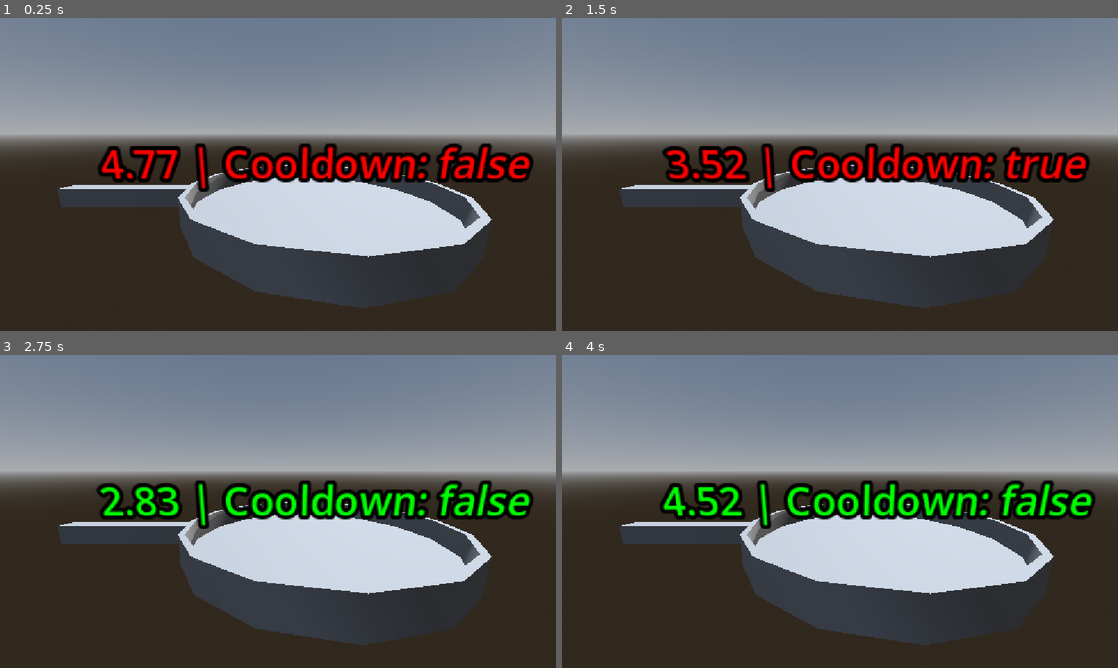
Above: before the commit, frames 1-4 (two rows, left to right).
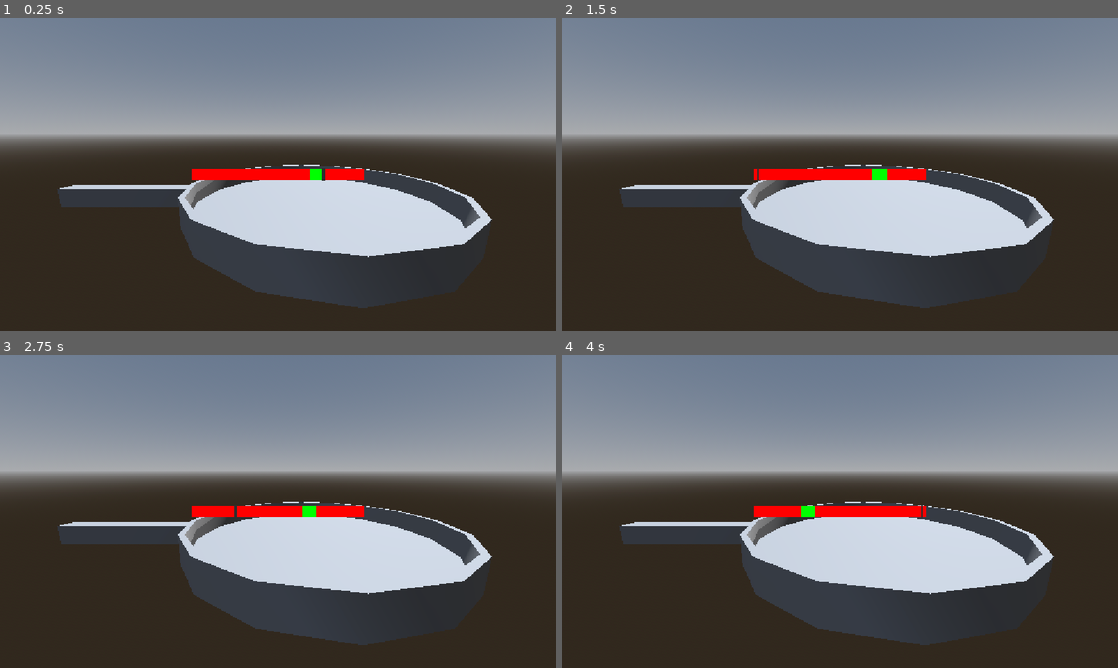
Above: after the commit, the same moments.

Repository: Surresteel/godot_gmtk_jam_july_2026
Game: Godot game, scene res://Cooking/frying_pan.tscn
The game is run twice, just before and just after one commit, with the same random seed, the same clock (stepped at 60 frames per second) and the same inputs.
Inputs (mouse positions are in pixels of both pictures, inside the frame that each line leads up to):
- Up to frame 1 (0.25 s): no input
- Up to frame 2 (1.5 s): move the mouse to (962, 158) at 0.52 s; click (962, 158) at 0.67 s; move the mouse to (728, 190) at 1.27 s; click (728, 190) at 1.42 s
- Up to frame 3 (2.75 s): move the mouse to (333, 442) at 2.02 s; click (333, 442) at 2.17 s
- Up to frame 4 (4 s): tap Enter at 2.75 s; move the mouse to (812, 574) at 2.77 s; click (812, 574) at 2.92 s; move the mouse to (1006, 558) at 3.52 s; click (1006, 558) at 3.67 s

The runs differ from the first frame. In frame 1, 6.5% of the frame differs, in the area x 17-96%, y 40-56%; in frame 2, 6.4%; in frame 3, 6.9%; in frame 4, 6.9%.

Commit message:
Added Visual Indicator

Diff:
--- a/Cooking/frying_pan.tscn
+++ b/Cooking/frying_pan.tscn
@@ -27,7 +27,8 @@
 
 [node name="Frying Pan" type="Node3D" unique_id=1945656068]
 script = ExtResource("1_7admc")
-grace_amount = 0.15
+precision_position = 0.75
+grace_amount = 0.05
 
 [node name="WorldEnvironment" type="WorldEnvironment" parent="." unique_id=539940571]
 environment = SubResource("Environment_n8ooj")
@@ -41,7 +42,7 @@
 mesh = SubResource("ArrayMesh_oqu74")
 
 [node name="Precision Timer" type="Timer" parent="." unique_id=1104606294]
-wait_time = 5.0
+one_shot = true
 autostart = true
 
 [node name="Camera3D" type="Camera3D" parent="." unique_id=903953912]
@@ -52,6 +53,61 @@
 pixel_size = 0.001
 
 [node name="Cooldown Timer" type="Timer" parent="." unique_id=2024569600]
+wait_time = 0.5
 one_shot = true
 
+[node name="CanvasLayer" type="CanvasLayer" parent="." unique_id=1458968137]
+
+[node name="Control" type="Control" parent="CanvasLayer" unique_id=1938833400]
+layout_mode = 3
+anchors_preset = 15
+anchor_right = 1.0
+anchor_bottom = 1.0
+grow_horizontal = 2
+grow_vertical = 2
+
+[node name="base" type="ColorRect" parent="CanvasLayer/Control" unique_id=8891486]
+layout_mode = 1
+anchors_preset = 8
+anchor_left = 0.5
+anchor_top = 0.5
+anchor_right = 0.5
+anchor_bottom = 0.5
+offset_left = -179.0
+offset_top = -11.0
+offset_right = 179.0
+offset_bottom = 11.0
+grow_horizontal = 2
+grow_vertical = 2
+color = Color(1, 0, 0, 1)
+
+[node name="Good" type="ColorRect" parent="CanvasLayer/Control/base" unique_id=1340652040]
+layout_mode = 1
+anchors_preset = 8
+anchor_left = 0.5
+anchor_top = 0.5
+anchor_right = 0.5
+anchor_bottom = 0.5
+offset_left = -179.0
+offset_top = -11.0
+offset_right = -143.0
+offset_bottom = 11.0
+grow_horizontal = 2
+grow_vertical = 2
+color = Color(0, 1, 0, 1)
+
+[node name="Current_Position" type="ColorRect" parent="CanvasLayer/Control/base" unique_id=1643711565]
+layout_mode = 1
+anchors_preset = 15
+anchor_right = 1.0
+anchor_bottom = 1.0
+offset_left = 355.845
+offset_top = -3.0
+offset_right = 3.8449707
+offset_bottom = 3.0
+grow_horizontal = 2
+grow_vertical = 2
+color = Color(0.18000486, 0.18000486, 0.18000486, 1)
+
+[connection signal="timeout" from="Precision Timer" to="." method="_on_precision_timer_timeout"]
 [connection signal="timeout" from="Cooldown Timer" to="." method="_on_cooldown_timer_timeout"]
--- a/frying_pan.gd
+++ b/frying_pan.gd
@@ -3,6 +3,9 @@
 class_name FryingPan
 
 @onready var label: Label3D = $Label3D
+@onready var precision_indicator: ColorRect = $CanvasLayer/Control/base/Good
+@onready var current_position: ColorRect = $CanvasLayer/Control/base/Current_Position
+const base_size = 358
 
 var current_ingridient
 var active: bool = false
@@ -10,8 +13,8 @@
 @onready var cooldown_timer: Timer = $"Cooldown Timer"
 @onready var timer: Timer = $"Precision Timer"
 
-@export_range(0, 1, 0.01) var precision_position: float = 0.5 #as a fraction
-@export_range(0, 0.5, 0.01) var grace_amount: float = 0.1       #as a fraction
+@export_range(0.1, 0.9, 0.01) var precision_position: float = 0.5 ##as a fraction
+@export_range(0, 0.5, 0.01) var grace_amount: float = 0.1         ##as a fraction
 
 var lower_range: float
 var upper_range: float
@@ -20,21 +23,18 @@
 
 func _ready() -> void:
 	calc_range()
+	set_up_precision_indicator()
 
 func _process(_delta: float) -> void:
 	if not timer.is_stopped():
-		if timer.time_left >= lower_range and timer.time_left <= upper_range:
-			label.modulate = Color.GREEN
-		else:
-			label.modulate = Color.RED
-		label.text = ("%.2f" % timer.time_left + " | Cooldown: " + str(cooldown))
+		current_position.position.x = (timer.time_left / timer.wait_time) * (base_size - current_position.size.x)
 
 func _input(event: InputEvent) -> void:
 	if event is InputEventMouseButton:
 		if event.button_index == 1 and not cooldown:
 			var time_left = timer.time_left
 			if time_left >= lower_range and time_left <= upper_range:
-				reset()
+				reset(1)
 			else:
 				cooldown = true
 				cooldown_timer.start()
@@ -51,16 +51,25 @@
 		lower_range -= diff
 		upper_range -= diff
 
-	print(lower_range, " - ", upper_range)
+	#print(lower_range, " - ", upper_range)
 
-func reset() -> void:
+func reset(speed: float) -> void:
 	timer.stop()
 	await get_tree().create_timer(1.0).timeout
 
-	precision_position = randf_range(0.1,0.9)
+	precision_position = randf_range(0.1,0.7)
+	timer.start(speed)
+	calc_range()
 
-	timer.start(randi_range(1,5))
-	calc_range()
+	set_up_precision_indicator()
 
 func _on_cooldown_timer_timeout() -> void:
 	cooldown = false
+
+func set_up_precision_indicator() -> void:
+	precision_indicator.size.x = grace_amount * 2 * base_size - current_position.size.x
+
+	precision_indicator.position.x = (base_size - precision_indicator.size.x) * precision_position
+
+func _on_precision_timer_timeout() -> void:
+	reset(1)
